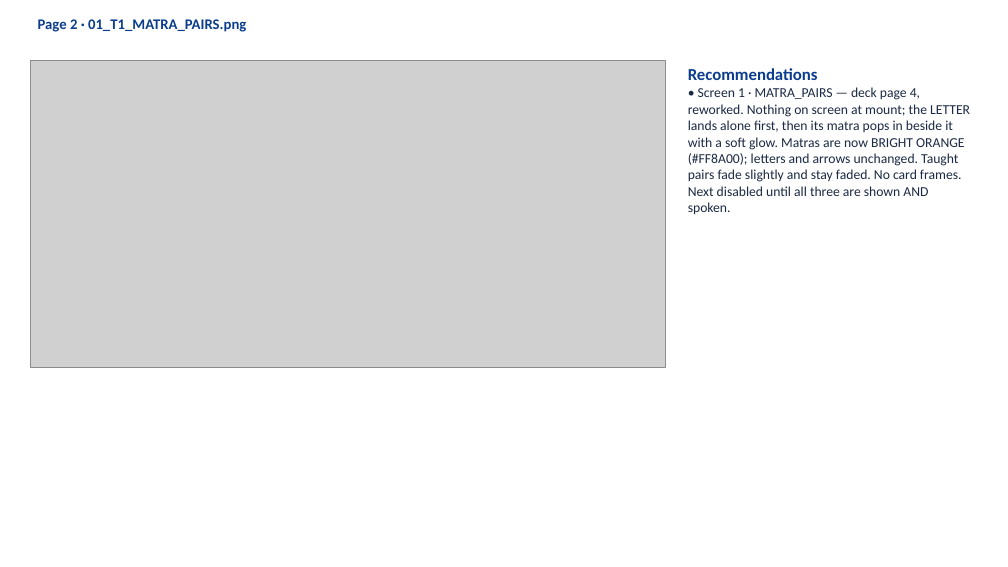
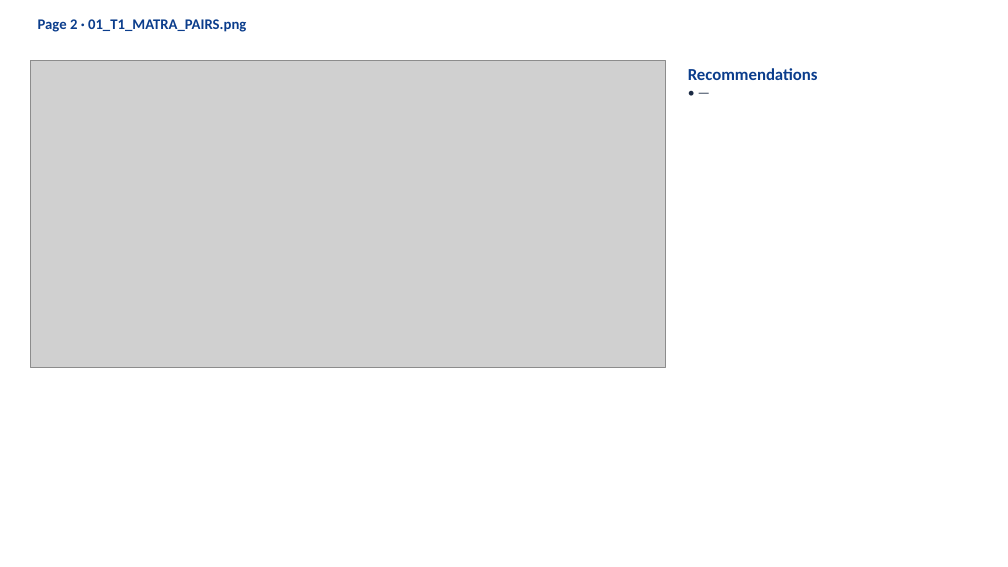
Before and after one commit to khugshalharshvardhan/HI02H11_L02_S01_DEV_HANDOFF-file2-, a slide deck: slide 3 of 3_CURRENT_BUILD/HI02H11_L02_S01_REVISED_review.pptx. Drawn at 1008x567 pixels with LibreOffice and Linux fonts; fonts in the diff are those of the drawing; grey boxes stand for pictures. Boxes give left, top, right and bottom in pixels: in the first picture for what was removed or moved away, otherwise in the second. Text is boxed around its words. In the diff, an @@ line names an element or a change of style, - is before the commit and + after.

```diff
--- a/3_CURRENT_BUILD/HI02H11_L02_S01_REVISED_review.pptx
+++ b/3_CURRENT_BUILD/HI02H11_L02_S01_REVISED_review.pptx
@@ text at box(688, 87, 970, 215): text changed @@
-• Screen 1 · MATRA_PAIRS — deck page 4, reworked. Nothing on screen at mount; the LETTER lands alone first, then its matra pops in beside it with a soft glow. Matras are now BRIGHT ORANGE (#FF8A00); letters and arrows unchanged. Taught pairs fade slightly and stay faded. No card frames. Next disabled until all three are shown AND spoken.
+• —
```
Also in this commit, not shown: 17 other slides changed, 38 other files.
